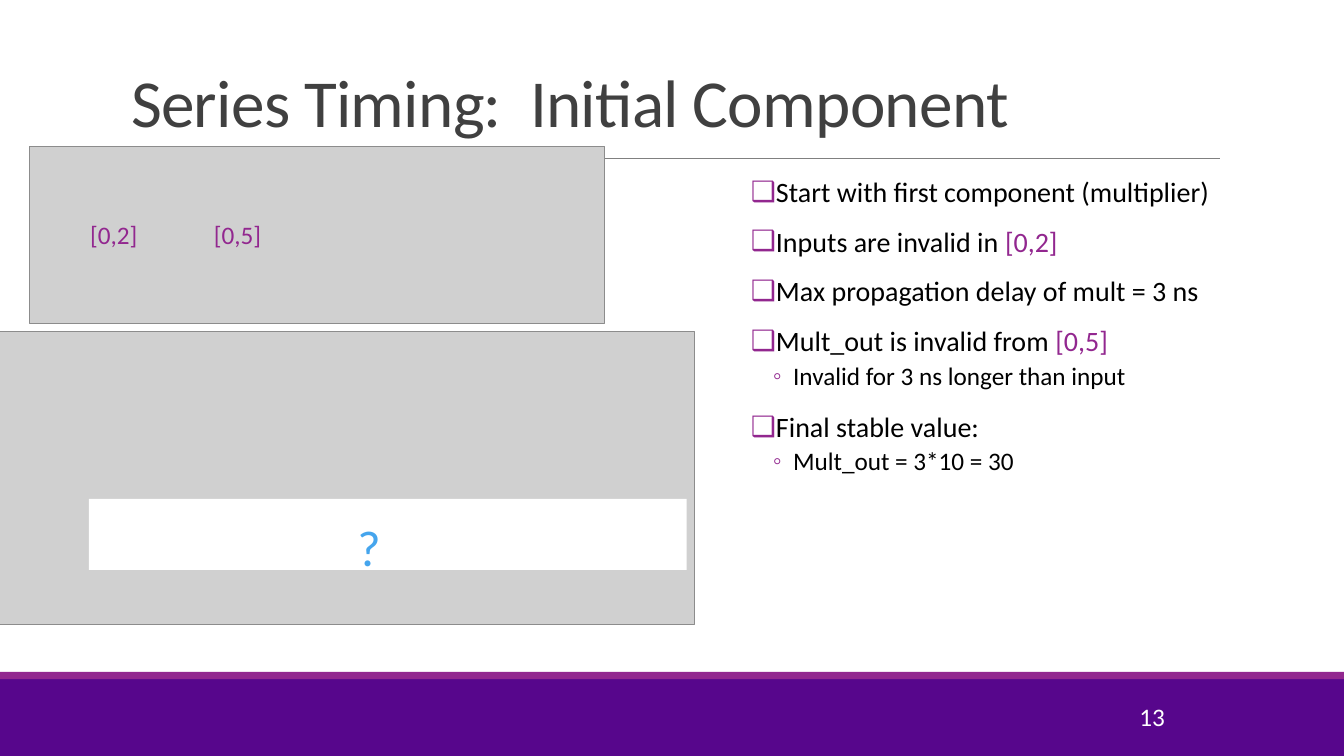
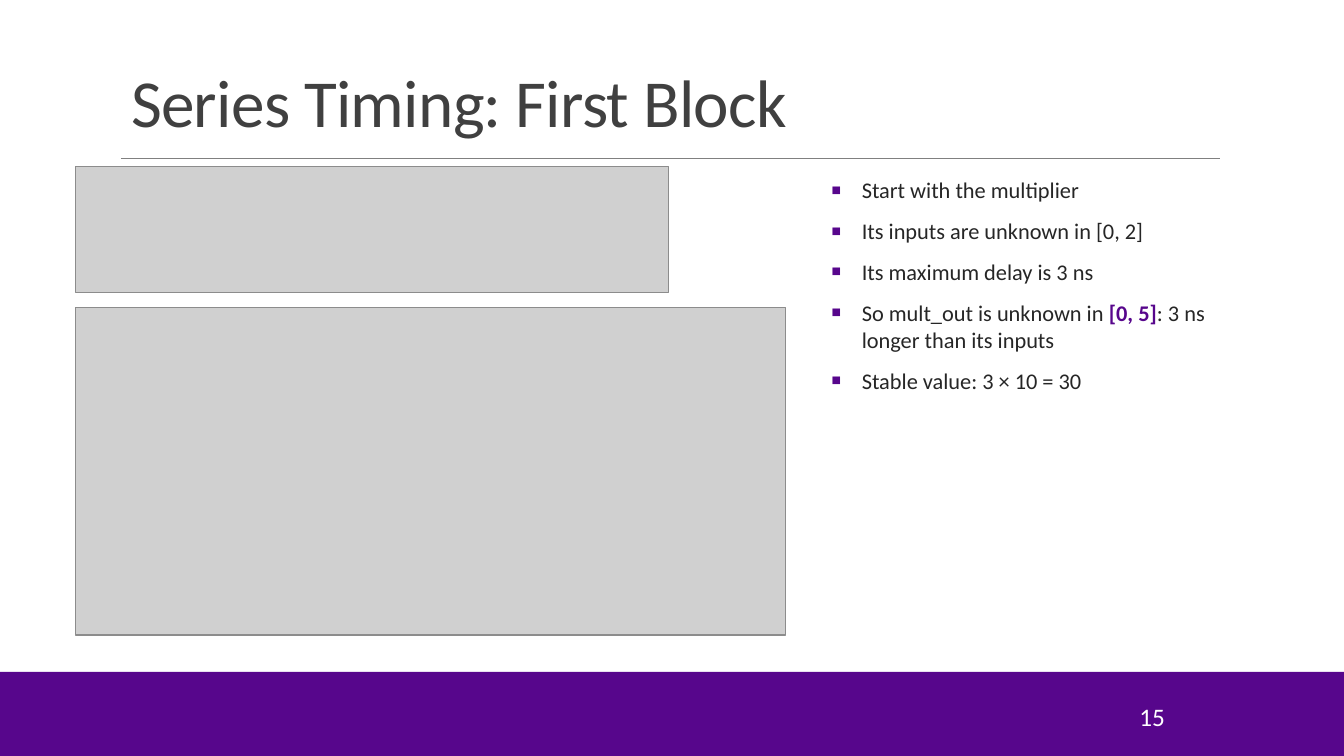
Before and after one commit to sdrangan/hwdesign, a slide deck: slide 15 of units/unit06_timing/timing.pptx (slide 13 before the commit). Drawn at 1344x756 pixels with LibreOffice and Linux fonts; fonts in the diff are those of the drawing; grey boxes stand for pictures; background and template pictures are left out. Boxes give left, top, right and bottom in pixels: in the first picture for what was removed or moved away, otherwise in the second. Text is boxed around its words. In the diff, an @@ line names an element or a change of style, - is before the commit and + after.

```diff
--- a/units/unit06_timing/timing.pptx
+++ b/units/unit06_timing/timing.pptx
@@ title at [131, 80, 786, 139]: text changed @@
-Series Timing: Initial Component
+Series Timing: First Block
@@ picture: place and size @@
-picture at [29, 146, 605, 323]
+picture at [76, 166, 668, 292]
@@ text at [862, 182, 1204, 389]: text changed; size 20 to 16 pt; text colour #000000 to #262626 @@
-❑ Start with first component (multiplier)
-❑ Inputs are invalid in [0,2]
-❑ Max propagation delay of mult = 3 ns
-❑ Mult_out is invalid from [0,5]
-  ◦ Invalid for 3 ns longer than input
-❑ Final stable value:
-  ◦ Mult_out = 3*10 = 30
+■ Start with the multiplier
+■ Its inputs are unknown in [0, 2]
+■ Its maximum delay is 3 ns
+■ So mult_out is unknown in [0, 5]: 3 ns longer than its inputs
+■ Stable value: 3 × 10 = 30
@@ text removed at [90, 226, 137, 248] @@
-[0,2]
@@ text removed at [214, 226, 261, 248] @@
-[0,5]
@@ picture: place and size @@
-picture at [0, 332, 696, 624]
+picture at [76, 308, 786, 635]
@@ rectangle removed at [89, 499, 687, 571] @@
@@ text removed at [348, 511, 432, 583] @@
-?
@@ rectangle at [0, 671, 1344, 679]: fill #92278F to #57068C @@
@@ page number at [1139, 709, 1165, 726]: text changed @@
-13
+15
```
Also in this commit, not shown: 55 other slides changed, 14 slides added, 11 slides removed, 57 other files.
